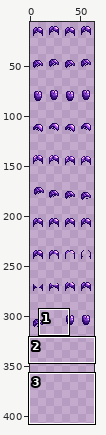
File history of a sprite sheet, [LittleNPC] The Farmer's Children Art - Deluxe/assets/Characters/Female/Abigail/Purple/Base.png. The picture above shows the old version from afar; the outline marks the close-up.
Close-up. Before:
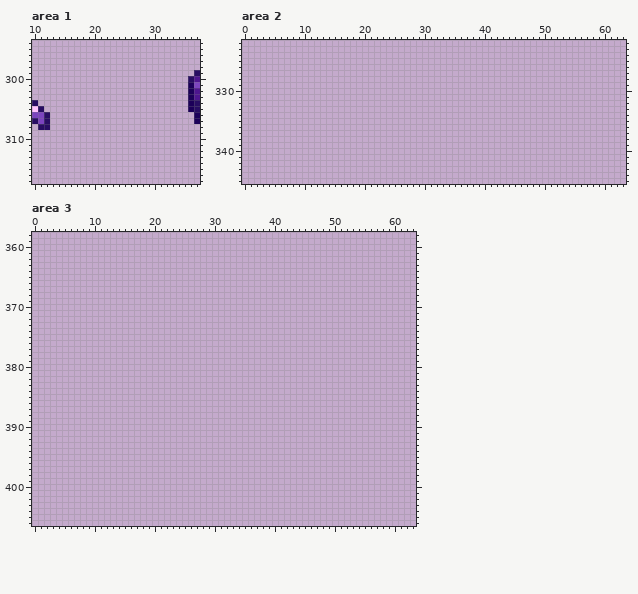
The file is 64x416 pixels. Shown: area 1: x 10..37, y 294..317; area 2: x 0..63, y 322..345; area 3: x 0..63, y 358..406. The wide view leaves out empty margins.
After the commit:
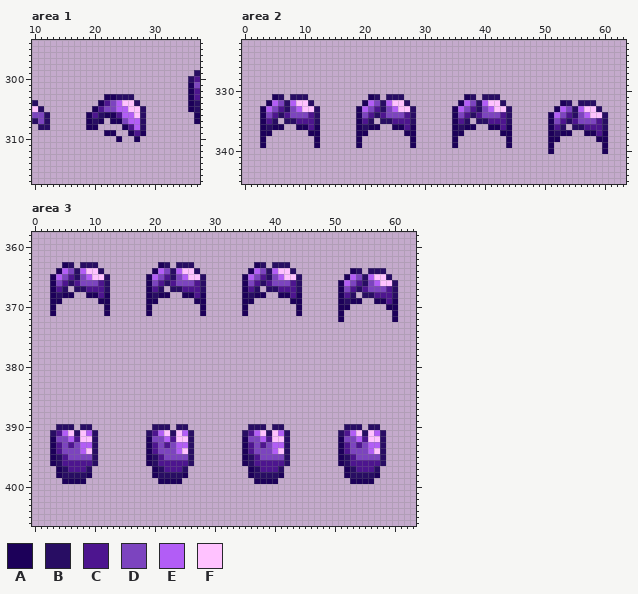
Palette (. is transparent): A #1c0059  B #280d63  C #4d158f  D #7c44bf  E #b25df6  F #ffc2ff
Diff:
Area 1:
y 303: x 22..26 ..... -> AABBB
y 304: x 21..27 ....... -> ACDEFFB
y 305: x 20..28 ......... -> ACDDEEFFB
y 306: x 19..28 .......... -> ACBAACEEFB
y 307: x 19..21 ... -> ABA; x 23..28 ...... -> AADEEB
y 308: x 19..20 .. -> AA; x 25..28 .... -> ACEB
y 309: x 22..23 .. -> AA; x 26..28 ... -> ACA
y 310: x 24 . -> A; x 27 . -> A
Area 2:
y 331: x 5..6 .. -> AB; x 8..10 ... -> BBB; x 21..22 .. -> AB; x 24..26 ... -> BBB; x 37..38 .. -> AB; x 40..42 ... -> BBB
y 332: x 4..11 ........ -> AEDBEFFB; x 20..27 ........ -> AEDBEFFB; x 36..43 ........ -> AEDBEFFB; x 53..54 .. -> AB; x 56..58 ... -> BBB
y 333: x 3..12 .......... -> AEDCBDEFFB; x 19..28 .......... -> AEDCBDEFFB; x 35..44 .......... -> AEDCBDEFFB; x 52..59 ........ -> AEDBEFFB
y 334: x 3..12 .......... -> ADCBCDDDCB; x 19..28 .......... -> ADCBCDDDCB; x 35..44 .......... -> ADCBCDDDCB; x 51..60 .......... -> AEDCBDEFFB
y 335: x 3..5 ... -> ACB; x 7..12 ...... -> BBCCCB; x 19..21 ... -> ACB; x 23..28 ...... -> BBCCCB; x 35..37 ... -> ACB; x 39..44 ...... -> BBCCCB; x 51..60 .......... -> ADCBCDDDCB
y 336: x 3..6 .... -> ABAA; x 9..12 .... -> AACA; x 19..22 .... -> ABAA; x 25..28 .... -> AACA; x 35..38 .... -> ABAA; x 41..44 .... -> AACA; x 51..53 ... -> ACB; x 55..60 ...... -> BBCCCB
y 337: x 3..4 .. -> AA; x 11..12 .. -> AA; x 19..20 .. -> AA; x 27..28 .. -> AA; x 35..36 .. -> AA; x 43..44 .. -> AA; x 51..54 .... -> ABAA; x 57..60 .... -> AACA
y 338: x 3 . -> A; x 12 . -> A; x 19 . -> A; x 28 . -> A; x 35 . -> A; x 44 . -> A; x 51..52 .. -> AA; x 59..60 .. -> AA
y 339: x 3 . -> A; x 12 . -> A; x 19 . -> A; x 28 . -> A; x 35 . -> A; x 44 . -> A; x 51 . -> A; x 60 . -> A
y 340: x 51 . -> A; x 60 . -> A
Area 3:
y 363: x 5..6 .. -> AB; x 8..10 ... -> BBB; x 21..22 .. -> AB; x 24..26 ... -> BBB; x 37..38 .. -> AB; x 40..42 ... -> BBB
y 364: x 4..11 ........ -> AEDBEFFB; x 20..27 ........ -> AEDBEFFB; x 36..43 ........ -> AEDBEFFB; x 53..54 .. -> AB; x 56..58 ... -> BBB
y 365: x 3..12 .......... -> AEDCBDEFFB; x 19..28 .......... -> AEDCBDEFFB; x 35..44 .......... -> AEDCBDEFFB; x 52..59 ........ -> AEDBEFFB
y 366: x 3..12 .......... -> ADCBCDDDCB; x 19..28 .......... -> ADCBCDDDCB; x 35..44 .......... -> ADCBCDDDCB; x 51..60 .......... -> AEDCBDEFFB
y 367: x 3..5 ... -> ACB; x 7..12 ...... -> BBCCCB; x 19..21 ... -> ACB; x 23..28 ...... -> BBCCCB; x 35..37 ... -> ACB; x 39..44 ...... -> BBCCCB; x 51..60 .......... -> ADCBCDDDCB
y 368: x 3..6 .... -> ABAA; x 9..12 .... -> AACA; x 19..22 .... -> ABAA; x 25..28 .... -> AACA; x 35..38 .... -> ABAA; x 41..44 .... -> AACA; x 51..53 ... -> ACB; x 55..60 ...... -> BBCCCB
y 369: x 3..4 .. -> AA; x 11..12 .. -> AA; x 19..20 .. -> AA; x 27..28 .. -> AA; x 35..36 .. -> AA; x 43..44 .. -> AA; x 51..54 .... -> ABAA; x 57..60 .... -> AACA
y 370: x 3 . -> A; x 12 . -> A; x 19 . -> A; x 28 . -> A; x 35 . -> A; x 44 . -> A; x 51..52 .. -> AA; x 59..60 .. -> AA
y 371: x 3 . -> A; x 12 . -> A; x 19 . -> A; x 28 . -> A; x 35 . -> A; x 44 . -> A; x 51 . -> A; x 60 . -> A
y 372: x 51 . -> A; x 60 . -> A
y 390: x 4..6 ... -> BBB; x 8..9 .. -> BB; x 20..22 ... -> BBB; x 24..25 .. -> BB; x 36..38 ... -> BBB; x 40..41 .. -> BB; x 52..54 ... -> BBB; x 56..57 .. -> BB
y 391: x 3..10 ........ -> BCEFBFEB; x 19..26 ........ -> BCEFBFEB; x 35..42 ........ -> BCEFBFEB; x 51..58 ........ -> BCEFBFEB
y 392: x 3..10 ........ -> ADDECFFB; x 19..26 ........ -> ADDECFFB; x 35..42 ........ -> ADDECFFB; x 51..58 ........ -> ADDECFFB
y 393: x 3..10 ........ -> ACDCDEEB; x 19..26 ........ -> ACDCDEEB; x 35..42 ........ -> ACDCDEEB; x 51..58 ........ -> ACDCDEEB
y 394: x 3..10 ........ -> ACDDDEFB; x 19..26 ........ -> ACDDDEFB; x 35..42 ........ -> ACDDDEFB; x 51..58 ........ -> ACDDDEFB
y 395: x 3..10 ........ -> ABCDDDDB; x 19..26 ........ -> ABCDDDDB; x 35..42 ........ -> ABCDDDDB; x 51..58 ........ -> ABCDDDDB
y 396: x 3..10 ........ -> ABCCCCCB; x 19..26 ........ -> ABCCCCCB; x 35..42 ........ -> ABCCCCCB; x 51..58 ........ -> ABCCCCCB
y 397: x 4..9 ...... -> ABCCCB; x 20..25 ...... -> ABCCCB; x 36..41 ...... -> ABCCCB; x 52..57 ...... -> ABCCCB
y 398: x 4..9 ...... -> ABBBBA; x 20..25 ...... -> ABBBBA; x 36..41 ...... -> ABBBBA; x 52..57 ...... -> ABBBBA
y 399: x 5..8 .... -> AAAA; x 21..24 .... -> AAAA; x 37..40 .... -> AAAA; x 53..56 .... -> AAAA
